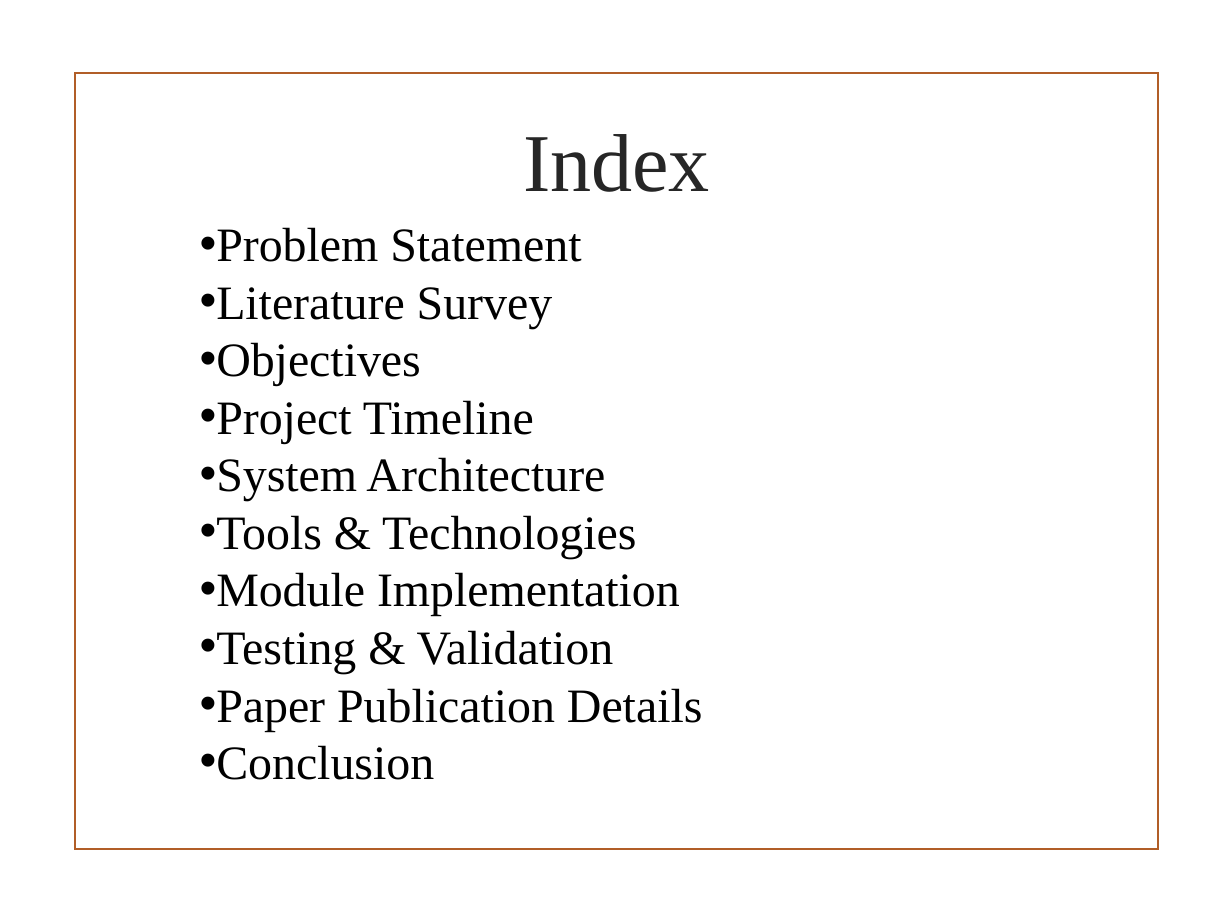
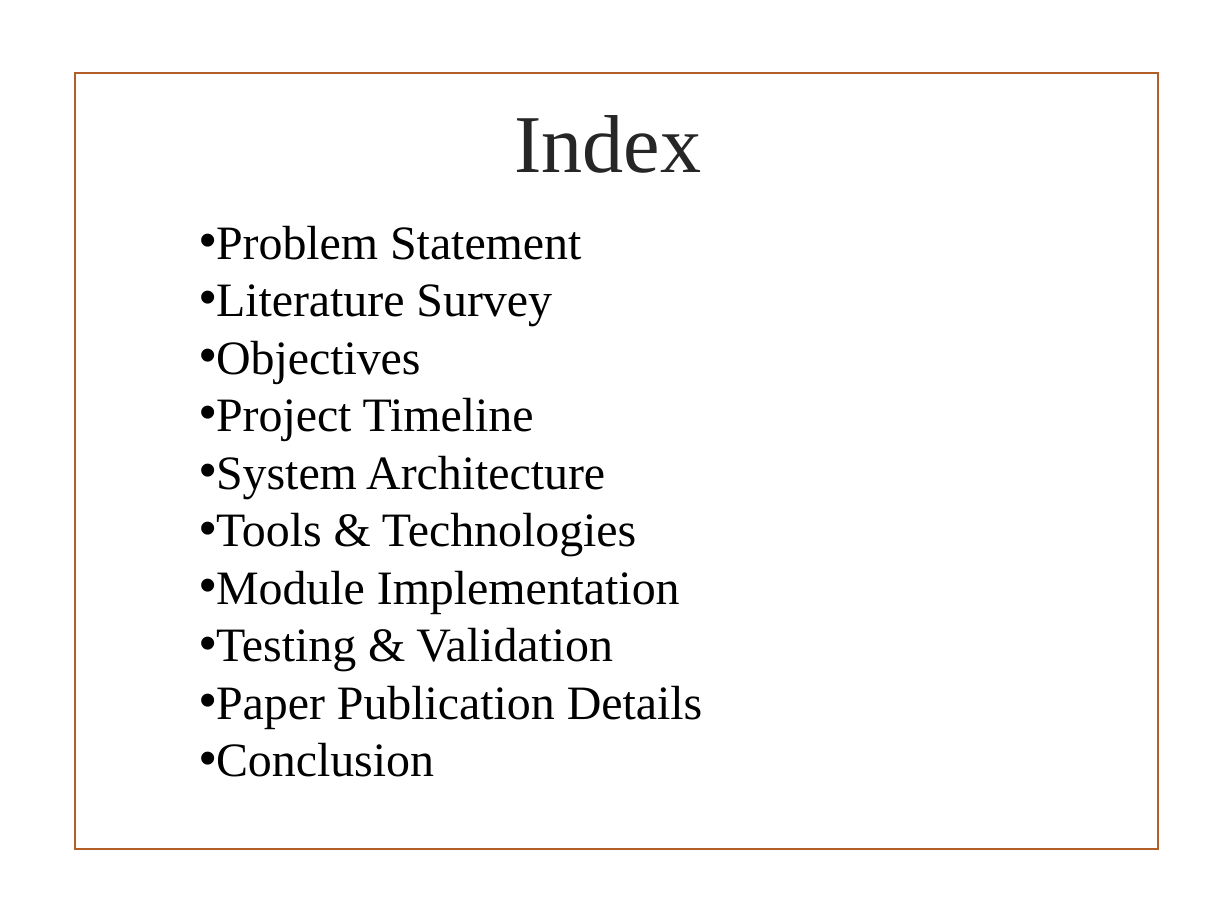
Before and after one commit to VedantKale106/B.Tech-Project-Files, a slide deck: slide 2 of PPT Review 1.pptx. Drawn at 1232x924 pixels with LibreOffice and Linux fonts; fonts in the diff are those of the drawing; background and template pictures are left out. Boxes give left, top, right and bottom in pixels: in the first picture for what was removed or moved away, otherwise in the second. Text is boxed around its words. In the diff, an @@ line names an element or a change of style, - is before the commit and + after.

```diff
--- a/PPT Review 1.pptx
+++ b/PPT Review 1.pptx
@@ text "Index": place and size @@
-text "Index" at bbox=[523, 134, 710, 192]
+text "Index" at bbox=[514, 115, 701, 173]
@@ text "Problem Statement" at bbox=[216, 225, 702, 777]: vertical alignment middle to top @@
```
Also in this commit, not shown: 5 other slides changed, 7 slides added, 2 slides removed.
